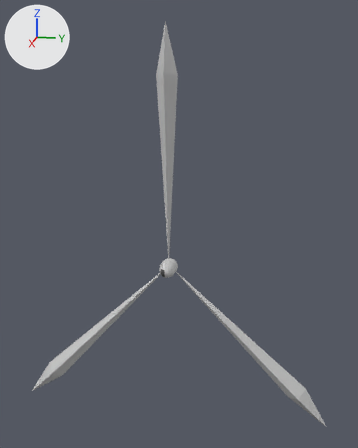
Renders of the Blender file models/blend/windTurbineFan.blend from each side of a commit.
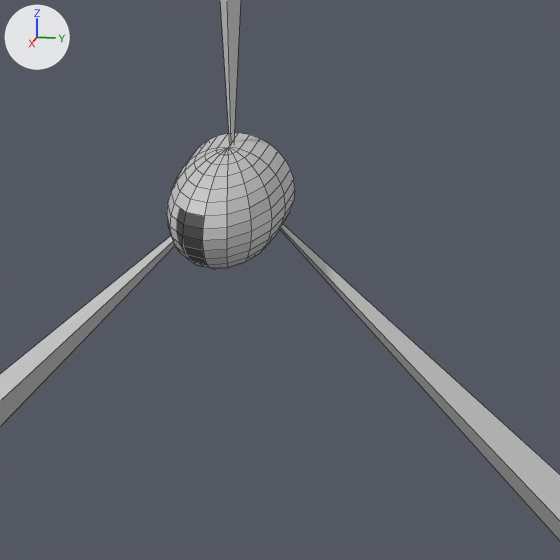
There are two pictures of each version: one whole from a 50 mm lens placed at (8.24, 1.63, 7.66), pointed at (0.94, 0.17, 5.84), one close up on the part from 38% to 60% of the width and 53% to 71% of the height. The axes (+X, +Y, +Z) are drawn at upper left. The lights are the same throughout. The close-ups show mesh edges as thin lines.
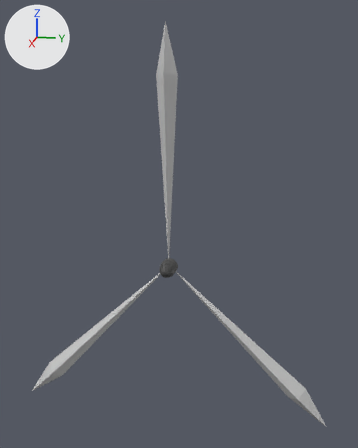
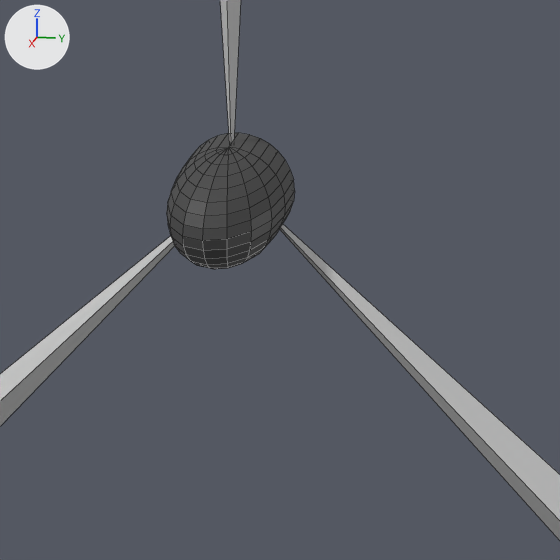
Pixel boxes [x1, y1, x2, y2] of what changed, in the close-ups (560 x 560 px):
part 1 of me_cylinder, surface changed: [167, 133, 295, 269] in both

Diff of the bpy script that builds the scene:
```diff
--- a/models/blend/windTurbineFan.blend.py
+++ b/models/blend/windTurbineFan.blend.py
@@ me_cylinder @@
 me_cylinder.from_pydata(...)  # 188 vertices, 219 faces; spans x 0.82..1.22, y -2.57..2.59, z 2.56..8.77
 # used by ob_cylinder; location = (0.0, 0.0, 0.0)
+# me_cylinder part 1: 193 kept faces spanning x 0.84..1.22, y -2.07..0.13, z 2.97..5.24 get new texture (UV) coordinates
 me_cylinder.materials.append(mat_windturbinefoot_png)
```
